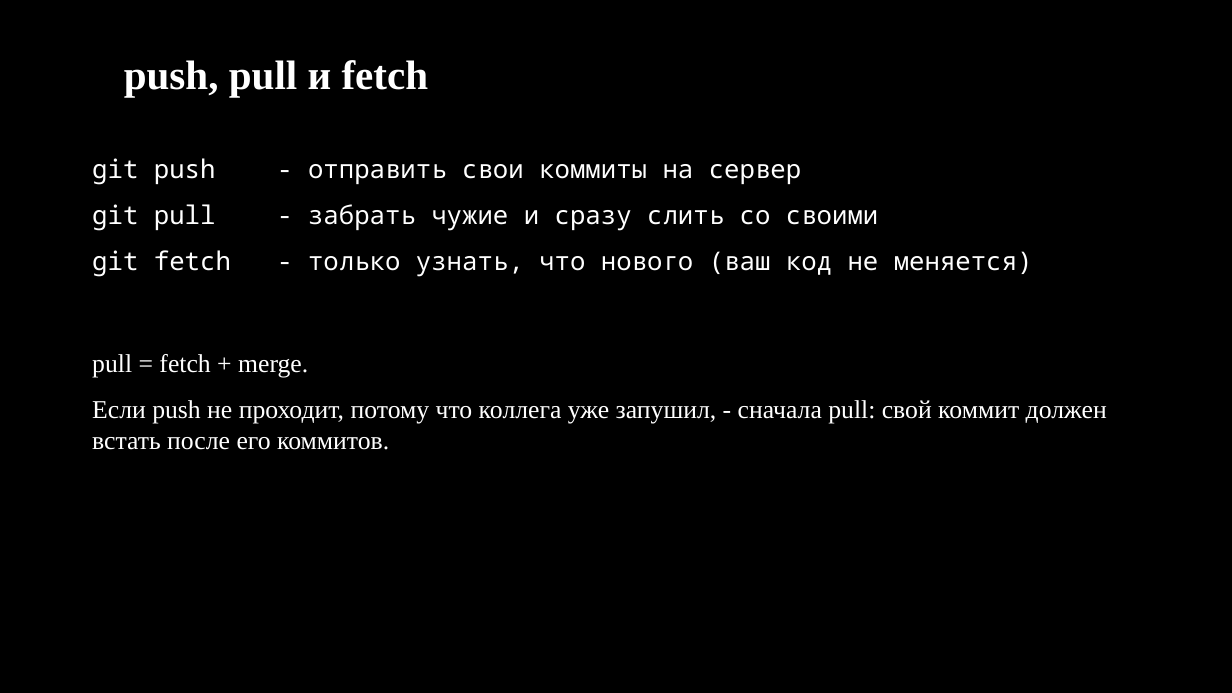
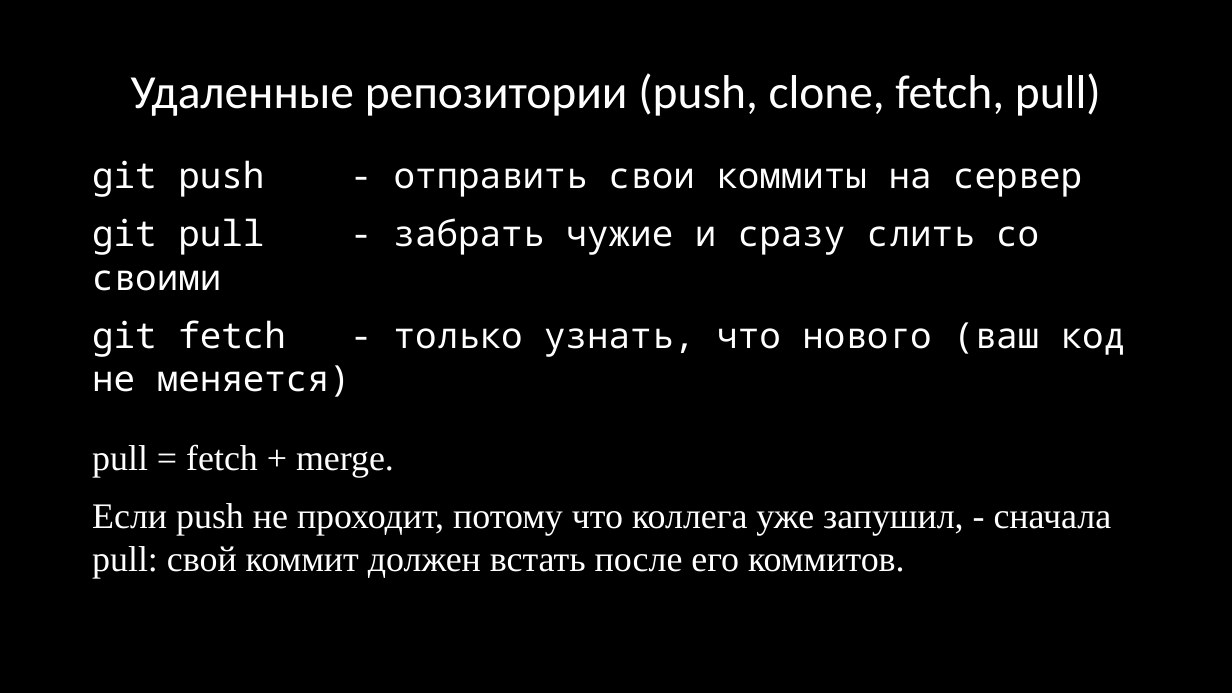
Before and after one commit to kruffka/C-Programming, a slide deck: slide 21 of 9_git/9_git.pptx (slide 20 before the commit). Drawn at 1232x693 pixels with LibreOffice and Linux fonts; fonts in the diff are those of the drawing. Boxes give left, top, right and bottom in pixels: in the first picture for what was removed or moved away, otherwise in the second. Text is boxed around its words. In the diff, an @@ line names an element or a change of style, - is before the commit and + after.

```diff
--- a/9_git/9_git.pptx
+++ b/9_git/9_git.pptx
@@ text "Удаленные репозитории (push, clone, fetch, ..." at (131,73,1101,116): vertical alignment middle to bottom @@
@@ text at (131,73,1101,116): text changed; size 32 to 37 pt; font Times New Roman to Calibri; bold off @@
-push, pull и fetch
+Удаленные репозитории (push, clone, fetch, pull)
@@ text "git push - отправить свои ..." at (92,160,1126,397): size 20 to 28 pt @@
@@ text "pull = fetch + merge." at (92,444,1112,579): size 20 to 28 pt @@
@@ text "pull = fetch + merge.": place and size @@
-text "pull = fetch + merge." at (92,354,1107,450)
+text "pull = fetch + merge." at (92,444,1112,579)
```
Also in this commit, not shown: 5 other slides changed, 3 slides added, 1 slide removed, 4 other files.
